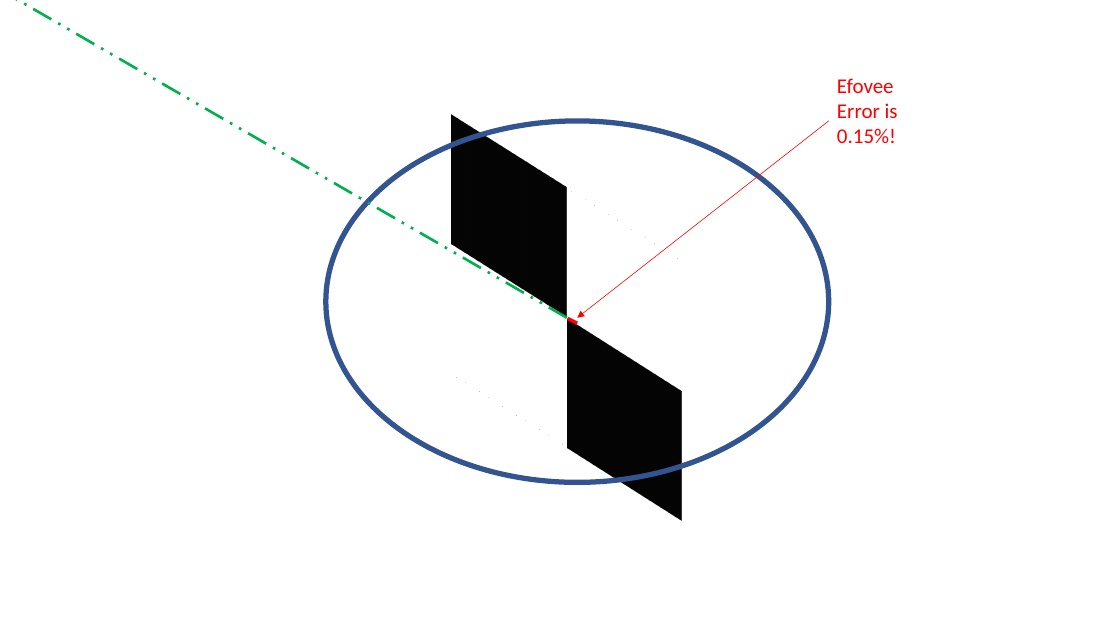
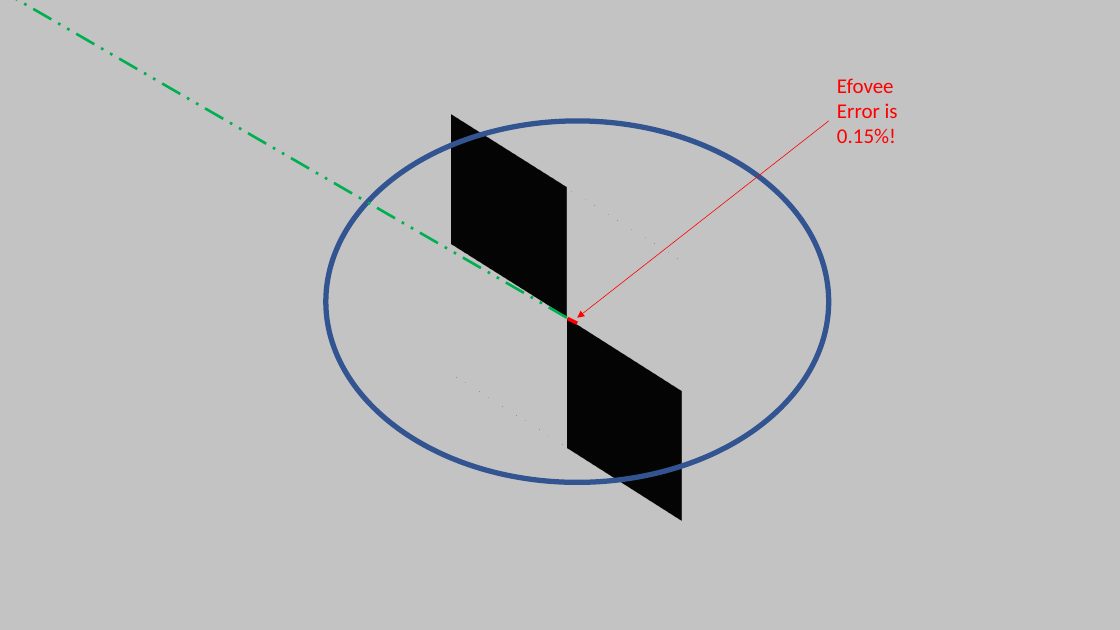
Before and after one commit to Kwintonium/efovee, a slide deck: slide 21 of images/Animation_Request.pptx. Drawn at 1120x630 pixels with LibreOffice and Linux fonts; fonts in the diff are those of the drawing. Boxes give left, top, right and bottom in pixels: in the first picture for what was removed or moved away, otherwise in the second. Text is boxed around its words. In the diff, an @@ line names an element or a change of style, - is before the commit and + after.

```diff
--- a/images/Animation_Request.pptx
+++ b/images/Animation_Request.pptx
@@ background #FFFFFF to #C3C3C4 @@
```
Also in this commit, not shown: 24 other slides changed, 16 slides added, 28 other files.
